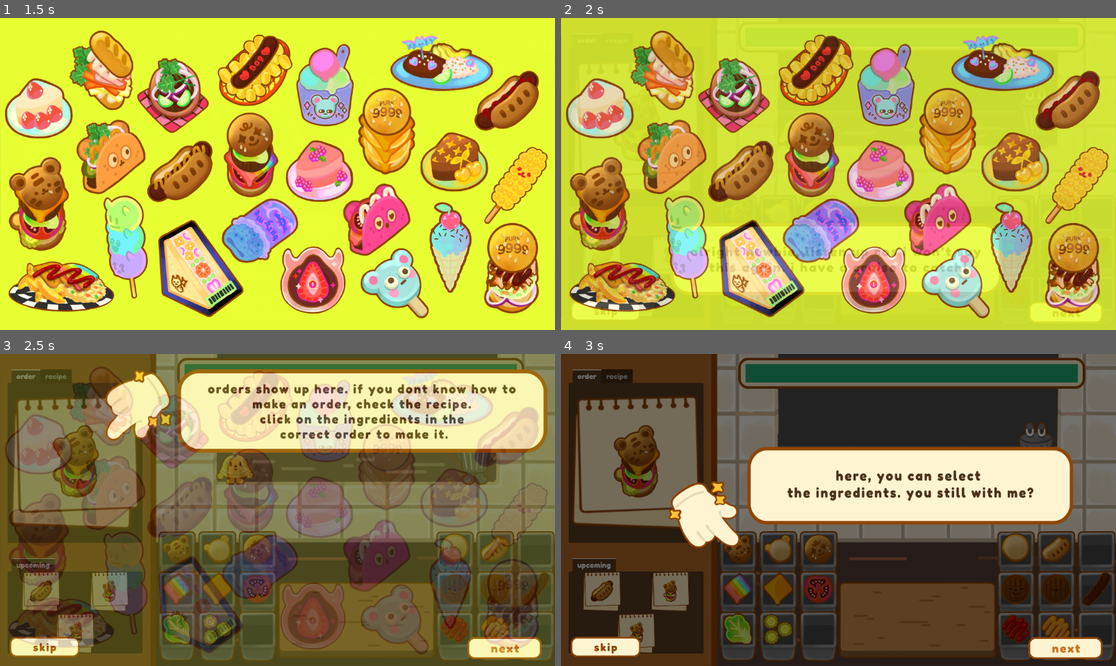
Above: before the commit, frames 1-4 (two rows, left to right).
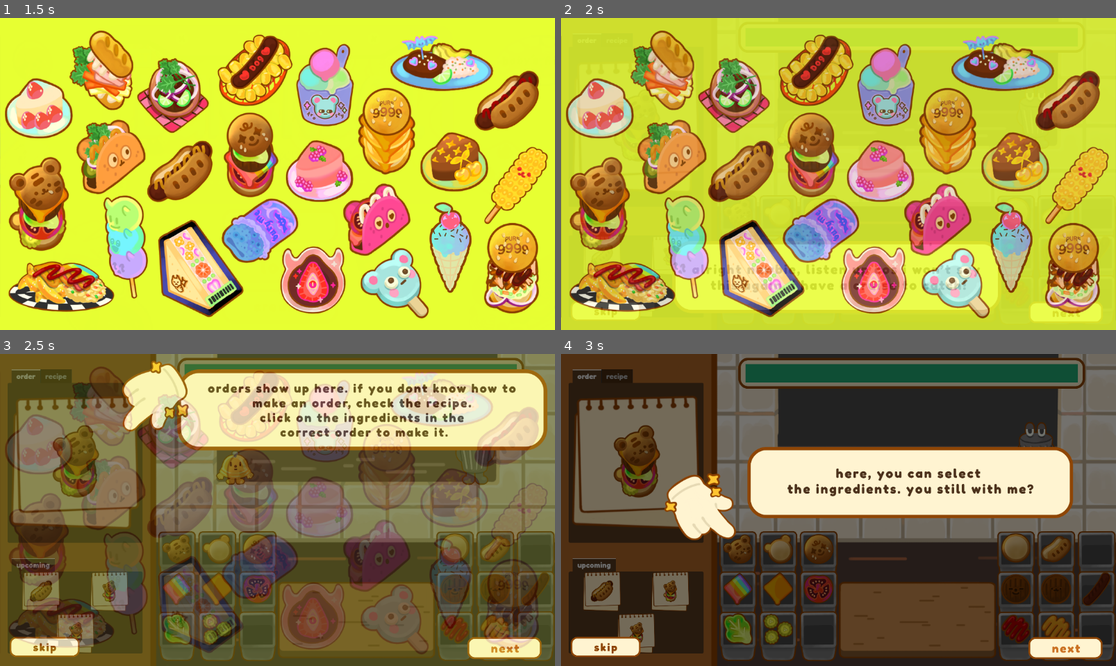
Above: after the commit, the same moments.

Repository: Gus700/FoodTruckBattles
Game: Godot game, scene res://scenes/SceneSwitcher.tscn
Same seed, same stepped clock (60 frames per second), same inputs: the game is played once before the commit and once after it.
Inputs (mouse positions are in pixels of both pictures, inside the frame that each line leads up to):
- Up to frame 1 (1.5 s): click (277, 227) at 0.5 s; click (277, 227) at 1.25 s
- Up to frame 2 (2 s): no input
- Up to frame 3 (2.5 s): click "Next Step" at 2 s
- Up to frame 4 (3 s): click "Next Step" at 2.75 s

Frame 1 is identical in both runs. In frame 2, 8.1% of the frame differs, in the area x 20-79%, y 66-94%; in frame 3, 4.5%; in frame 4, 4.5%.

Commit message:
fixed aspect ratio of tutorial graphics

Diff:
--- a/scenes/Level.tscn
+++ b/scenes/Level.tscn
@@ -382,14 +382,15 @@
 [node name="TextBoxImg" type="TextureRect" parent="TutorialOverlay/Steps/Intro"]
 layout_mode = 1
 anchors_preset = -1
-anchor_left = 0.110537
-anchor_top = 3.61467
-anchor_right = 0.822311
-anchor_bottom = 4.99082
+anchor_left = 0.114669
+anchor_top = 3.95412
+anchor_right = 0.826443
+anchor_bottom = 5.33027
 grow_horizontal = 2
 grow_vertical = 2
 texture = ExtResource("34_oqupw")
 expand_mode = 1
+stretch_mode = 4
 metadata/_edit_use_anchors_ = true
 
 [node name="Label" type="Label" parent="TutorialOverlay/Steps/Intro/TextBoxImg"]
@@ -430,6 +431,7 @@
 grow_vertical = 2
 texture = ExtResource("36_e0ejb")
 expand_mode = 1
+stretch_mode = 4
 metadata/_edit_use_anchors_ = true
 
 [node name="Label" type="Label" parent="TutorialOverlay/Steps/Step1/TextBoxImg"]
@@ -475,7 +477,7 @@
 rotation = 2.64243
 texture = ExtResource("33_1kdry")
 expand_mode = 1
-stretch_mode = 5
+stretch_mode = 4
 metadata/_edit_use_anchors_ = true
 
 [node name="Step2" type="Control" parent="TutorialOverlay/Steps"]
@@ -498,6 +500,7 @@
 grow_vertical = 2
 texture = ExtResource("40_pyqf8")
 expand_mode = 1
+stretch_mode = 4
 metadata/_edit_use_anchors_ = true
 
 [node name="Label" type="Label" parent="TutorialOverlay/Steps/Step2/TextBoxImg"]
@@ -530,7 +533,7 @@
 rotation = 1.0472
 texture = ExtResource("33_1kdry")
 expand_mode = 1
-stretch_mode = 5
+stretch_mode = 4
 metadata/_edit_use_anchors_ = true
 
 [node name="Step3" type="Control" parent="TutorialOverlay/Steps"]
@@ -553,6 +556,7 @@
 grow_vertical = 2
 texture = ExtResource("41_wqn2j")
 expand_mode = 1
+stretch_mode = 4
 metadata/_edit_use_anchors_ = true
 
 [node name="Label" type="Label" parent="TutorialOverlay/Steps/Step3/TextBoxImg"]
@@ -577,24 +581,24 @@
 vertical_alignment = 1
 autowrap_mode = 2
 
-[node name="HandImg" type="TextureRect" parent="TutorialOverlay/Steps/Step3"]
-layout_mode = 1
-anchors_preset = -1
-anchor_left = 0.28719
-anchor_top = 0.165137
-anchor_right = 0.479339
-anchor_bottom = 1.24771
-rotation = 1.0472
-texture = ExtResource("33_1kdry")
-expand_mode = 1
-stretch_mode = 5
-metadata/_edit_use_anchors_ = true
-
 [node name="BellDef" type="Sprite2D" parent="TutorialOverlay/Steps/Step3"]
 visible = false
 position = Vector2(368, 204)
 scale = Vector2(0.431122, 0.416667)
 texture = ExtResource("6_1ceec")
+
+[node name="HandImg" type="TextureRect" parent="TutorialOverlay/Steps/Step3"]
+layout_mode = 1
+anchors_preset = -1
+anchor_left = 0.31095
+anchor_top = 0.146789
+anchor_right = 0.497934
+anchor_bottom = 1.29357
+rotation = 1.0472
+texture = ExtResource("33_1kdry")
+expand_mode = 1
+stretch_mode = 4
+metadata/_edit_use_anchors_ = true
 
 [node name="Step4" type="Control" parent="TutorialOverlay/Steps"]
 visible = false
@@ -616,6 +620,7 @@
 grow_vertical = 2
 texture = ExtResource("42_0lo6e")
 expand_mode = 1
+stretch_mode = 4
 metadata/_edit_use_anchors_ = true
 
 [node name="Label" type="Label" parent="TutorialOverlay/Steps/Step4/TextBoxImg"]
@@ -649,7 +654,7 @@
 rotation = 1.0472
 texture = ExtResource("33_1kdry")
 expand_mode = 1
-stretch_mode = 5
+stretch_mode = 4
 metadata/_edit_use_anchors_ = true
 
 [node name="TrashDef" type="Sprite2D" parent="TutorialOverlay/Steps/Step4"]
@@ -670,14 +675,15 @@
 [node name="TextBoxImg" type="TextureRect" parent="TutorialOverlay/Steps/Step5"]
 layout_mode = 1
 anchors_preset = -1
-anchor_left = -0.667353
-anchor_top = 3.63303
-anchor_right = 0.0444212
-anchor_bottom = 5.00918
+anchor_left = -0.672518
+anchor_top = 3.66973
+anchor_right = 0.0392559
+anchor_bottom = 5.04588
 grow_horizontal = 2
 grow_vertical = 2
 texture = ExtResource("43_gaicr")
 expand_mode = 1
+stretch_mode = 4
 metadata/_edit_use_anchors_ = true
 
 [node name="Label" type="Label" parent="TutorialOverlay/Steps/Step5/TextBoxImg"]
@@ -703,13 +709,13 @@
 layout_mode = 1
 anchors_preset = -1
 anchor_left = 0.09814
-anchor_top = 1.96331
+anchor_top = 1.76147
 anchor_right = 0.309916
-anchor_bottom = 3.27524
+anchor_bottom = 3.0734
 rotation = -1.83259
 texture = ExtResource("33_1kdry")
 expand_mode = 1
-stretch_mode = 5
+stretch_mode = 4
 metadata/_edit_use_anchors_ = true
 
 [node name="TimerBar" type="Sprite2D" parent="TutorialOverlay/Steps/Step5"]
